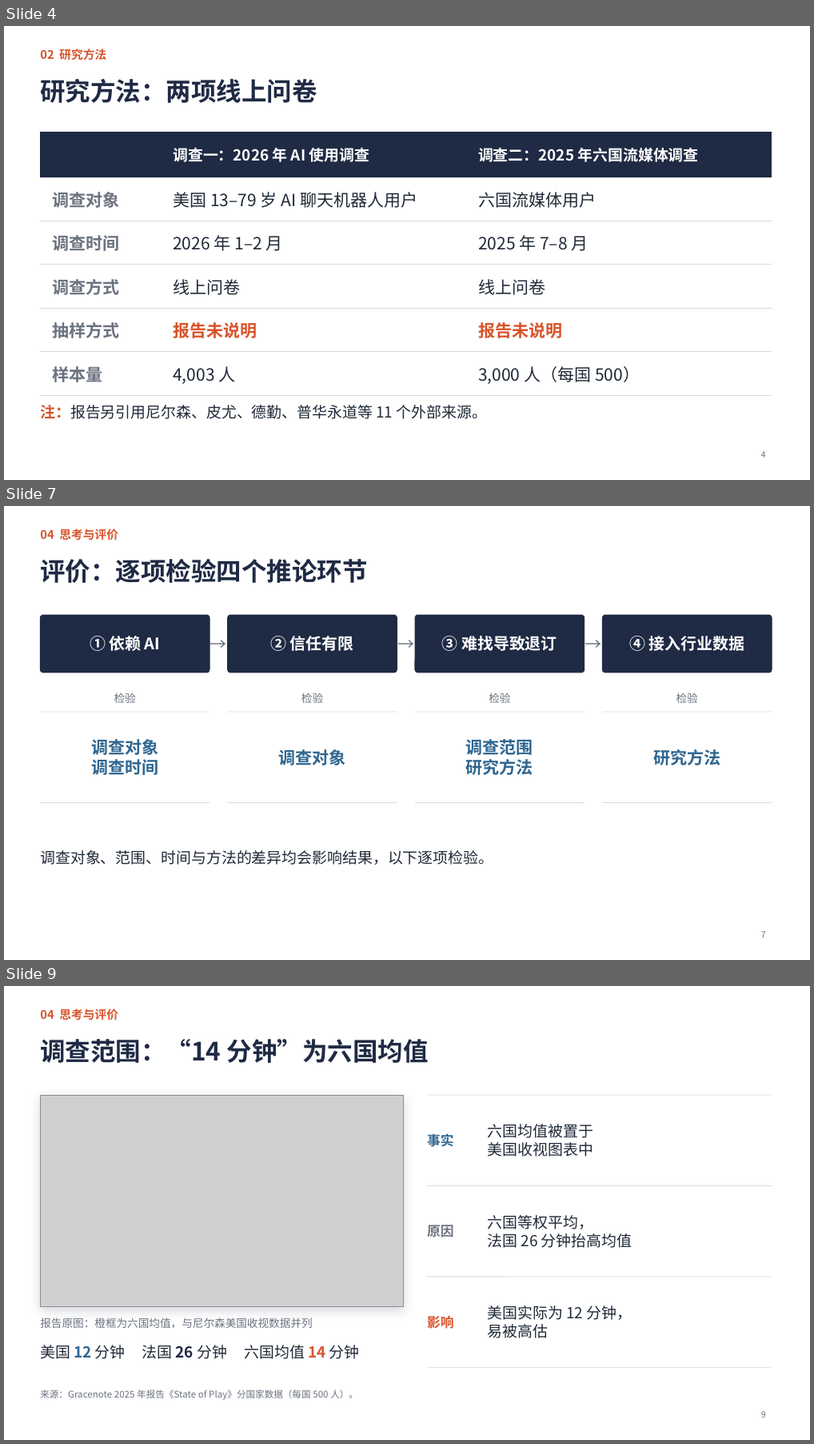
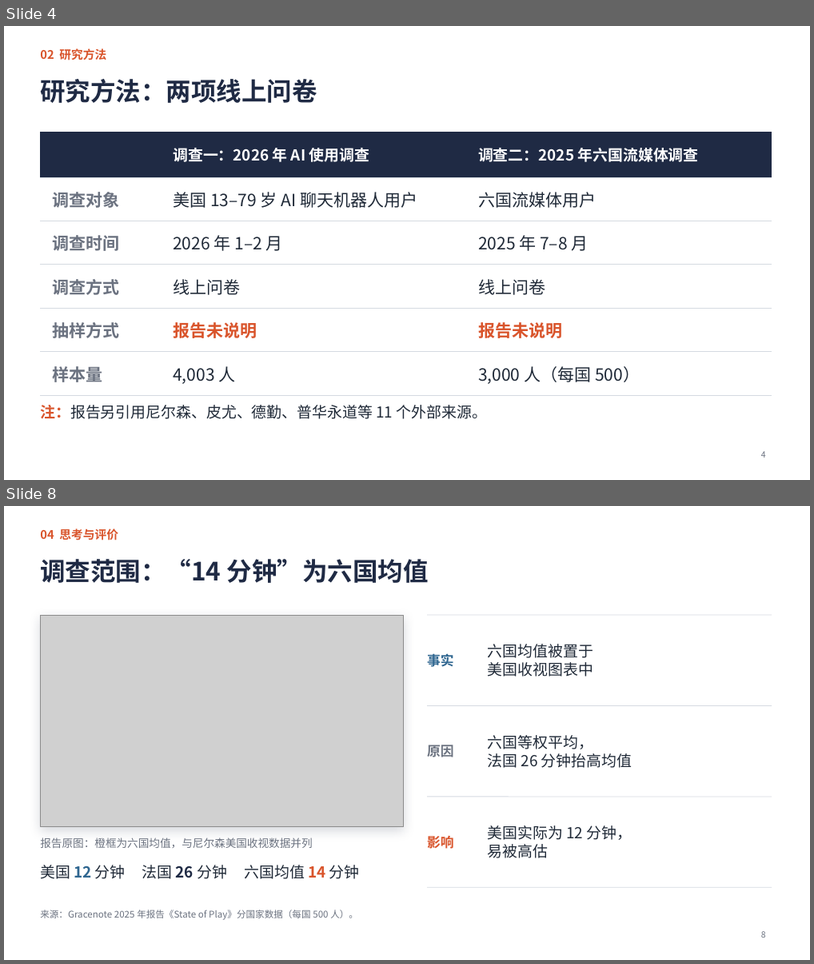
Before and after one commit to jayleo113/ppt, a slide deck: Gracenote报告解读_课堂汇报_最新版.pptx. Shown one above the other, each under a label of ours: slides 4, 7 and 9 before the commit, slides 4 and 8 after it; the slides between them are not shown. The pictures are 814x1444 and 814x964 pixels, drawn with LibreOffice and Linux fonts; fonts in the diff are those of the drawing; grey boxes stand for pictures. Boxes give left, top, right and bottom in pixels: in the first picture for what was removed or moved away, otherwise in the second. Text is boxed around its words. In the diff, an @@ line names an element or a change of style, - is before the commit and + after.

```diff
--- a/Gracenote报告解读_课堂汇报_最新版.pptx
+++ b/Gracenote报告解读_课堂汇报_最新版.pptx
@@ slide 7 removed at (4,506,810,960), background #FFFFFF @@
@@ text removed at (40,528,118,540) @@
-04 思考与评价
@@ title removed at (40,559,367,583) @@
-评价：逐项检验四个推论环节
@@ rounded rectangle removed at (40,615,210,672) @@
@@ text removed at (210,615,228,672) @@
-→
@@ rounded rectangle removed at (228,615,398,672) @@
@@ text removed at (398,615,415,672) @@
-→
@@ rounded rectangle removed at (415,615,585,672) @@
@@ text removed at (585,615,603,672) @@
-→
@@ rounded rectangle removed at (603,615,772,672) @@
@@ text removed at (90,636,160,651) @@
-① 依赖 AI
@@ text removed at (270,636,354,651) @@
-② 信任有限
@@ text removed at (442,636,557,651) @@
-③ 难找导致退订
@@ text removed at (630,636,745,651) @@
-④ 接入行业数据
@@ text removed at (114,692,136,703) @@
-检验
@@ text removed at (302,692,323,703) @@
-检验
@@ text removed at (489,692,510,703) @@
-检验
@@ text removed at (677,692,698,703) @@
-检验
@@ line removed from (40, 712) to (210, 712) @@
@@ line removed from (228, 712) to (398, 712) @@
@@ line removed from (415, 712) to (585, 712) @@
@@ line removed from (603, 712) to (772, 712) @@
@@ text removed at (91,739,158,775) @@
-调查对象
-调查时间
@@ text removed at (466,739,534,775) @@
-调查范围
-研究方法
@@ text removed at (278,749,346,765) @@
-调查对象
@@ text removed at (654,749,721,765) @@
-研究方法
@@ line removed from (40, 803) to (210, 803) @@
@@ line removed from (228, 803) to (398, 803) @@
@@ line removed from (415, 803) to (585, 803) @@
@@ line removed from (603, 803) to (772, 803) @@
@@ text removed at (40,850,494,864) @@
-调查对象、范围、时间与方法的差异均会影响结果，以下逐项检验。
@@ page number removed at (762,931,766,937) @@
-7
@@ what was slide 9 is now slide 8 @@
```
Also in this commit, not shown: 6 slides changed, 5 other files.
